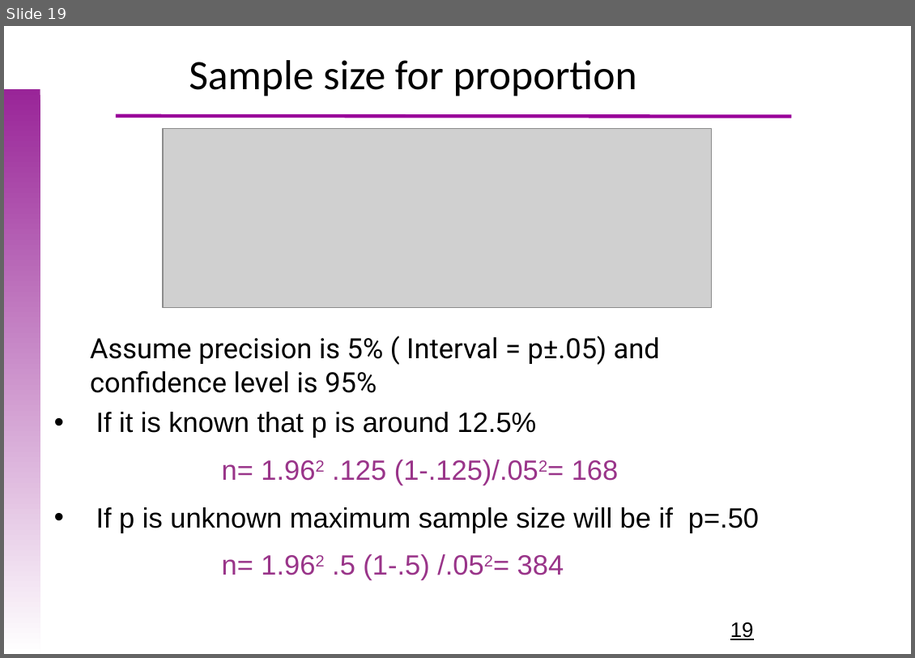
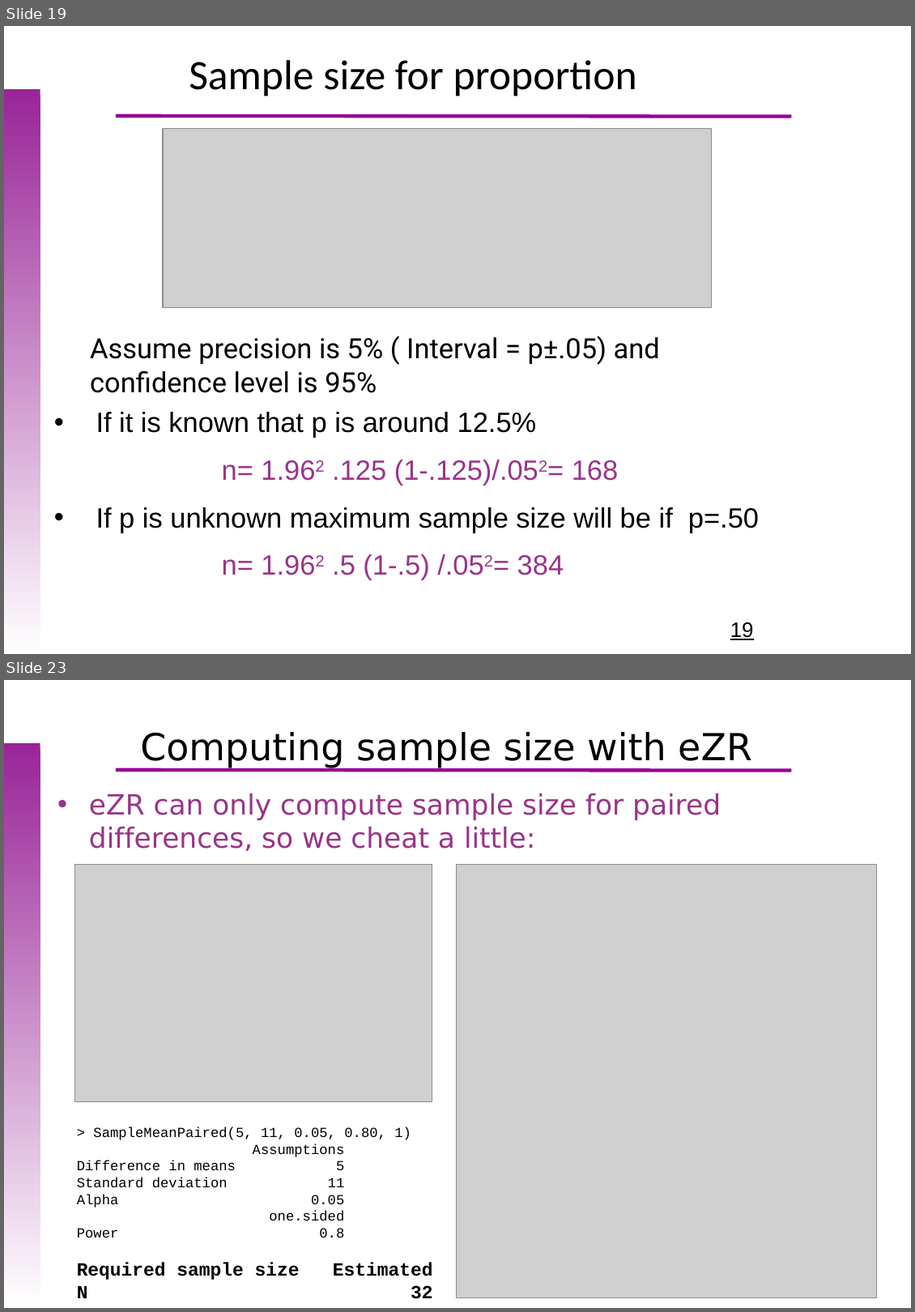
Before and after one commit to uebvhir/Course_Basic_Statistics_2019, a slide deck: Sessio_5/EBB_2018_Session_5_Sample_Size_(1).pptx. Shown one above the other, each under a label of ours: slide 19 before the commit, slides 19 and 23 after it; the slides between them are not shown. The pictures are 915x658 and 915x1312 pixels, drawn with LibreOffice and Linux fonts; fonts in the diff are those of the drawing; grey boxes stand for pictures; background and template pictures are left out. Boxes give left, top, right and bottom in pixels: in the first picture for what was removed or moved away, otherwise in the second. Text is boxed around its words. In the diff, an @@ line names an element or a change of style, - is before the commit and + after.

Commit message:
Sample SIze presentation has been updated
Some errors have been corrected and sample size for testing has been introduced (yet to be completed)

```diff
--- a/Sessio_5/EBB_2018_Session_5_Sample_Size_(1).pptx
+++ b/Sessio_5/EBB_2018_Session_5_Sample_Size_(1).pptx
@@ slide 23 added at box(4, 680, 911, 1308), background picture (left out); not listed: 2 template elements that a slide beside it also shows @@
@@ title added at box(140, 732, 752, 767), 32 pt, text #000000 @@
+Computing sample size with eZR
@@ text added at box(89, 793, 721, 851), 24 pt, text #993489 @@
+• eZR can only compute sample size for paired differences, so we cheat a little:
@@ picture added at box(75, 865, 432, 1101) @@
@@ picture added at box(456, 865, 877, 1298) @@
@@ text added at box(77, 1126, 433, 1299), 12 pt, text #000000 @@
+> SampleMeanPaired(5, 11, 0.05, 0.80, 1)
+Assumptions
+Difference in means 5
+Standard deviation 11
+Alpha 0.05
+one.sided
+Power 0.8
+Required sample size Estimated
+N 32
```
Also in this commit, not shown: 8 slides changed, 2 other slides added, 1 other file.
